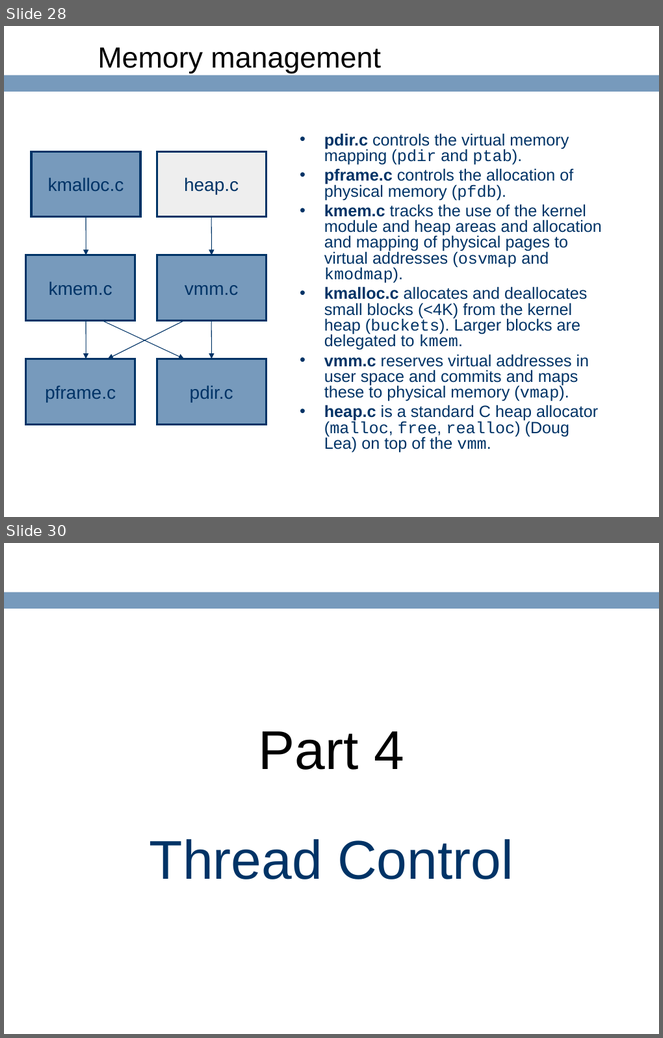
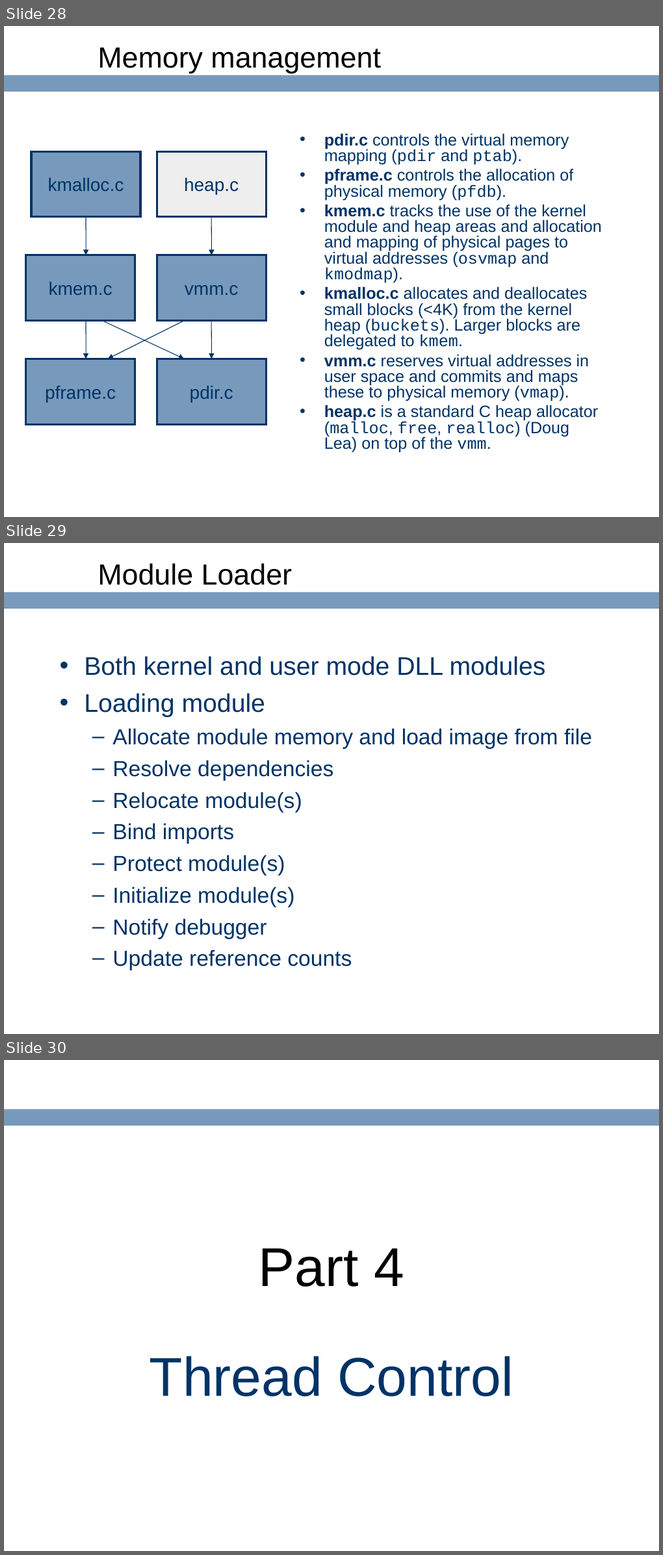
Before and after one commit to ringgaard/sanos, a slide deck: doc/sanostech.ppt. Shown one above the other, each under a label of ours: slides 28 and 30 before the commit, slides 28, 29 and 30 after it; the slides between them are not shown. The pictures are 663x1038 and 663x1555 pixels, drawn with LibreOffice and Linux fonts; fonts in the diff are those of the drawing; background and template pictures are left out. Boxes give left, top, right and bottom in pixels: in the first picture for what was removed or moved away, otherwise in the second. Text is boxed around its words. In the diff, an @@ line names an element or a change of style, - is before the commit and + after.

```diff
--- a/doc/sanostech.ppt
+++ b/doc/sanostech.ppt
@@ slide 29 added at <box>4,543,659,1034</box>, background #FFFFFF; not listed: 1 template element that a slide beside it also shows @@
@@ title added at <box>98,563,292,585</box>, 32 pt, text #000000 @@
+Module Loader
@@ text added at <box>84,656,592,971</box>, 24 pt, text #003366 @@
+• Both kernel and user mode DLL modules
+• Loading module
+  – Allocate module memory and load image from file
+  – Resolve dependencies
+  – Relocate module(s)
+  – Bind imports
+  – Protect module(s)
+  – Initialize module(s)
+  – Notify debugger
+  – Update reference counts
```
Also in this commit, not shown: 7 slides changed, 2 other slides added, 1 slide removed.
